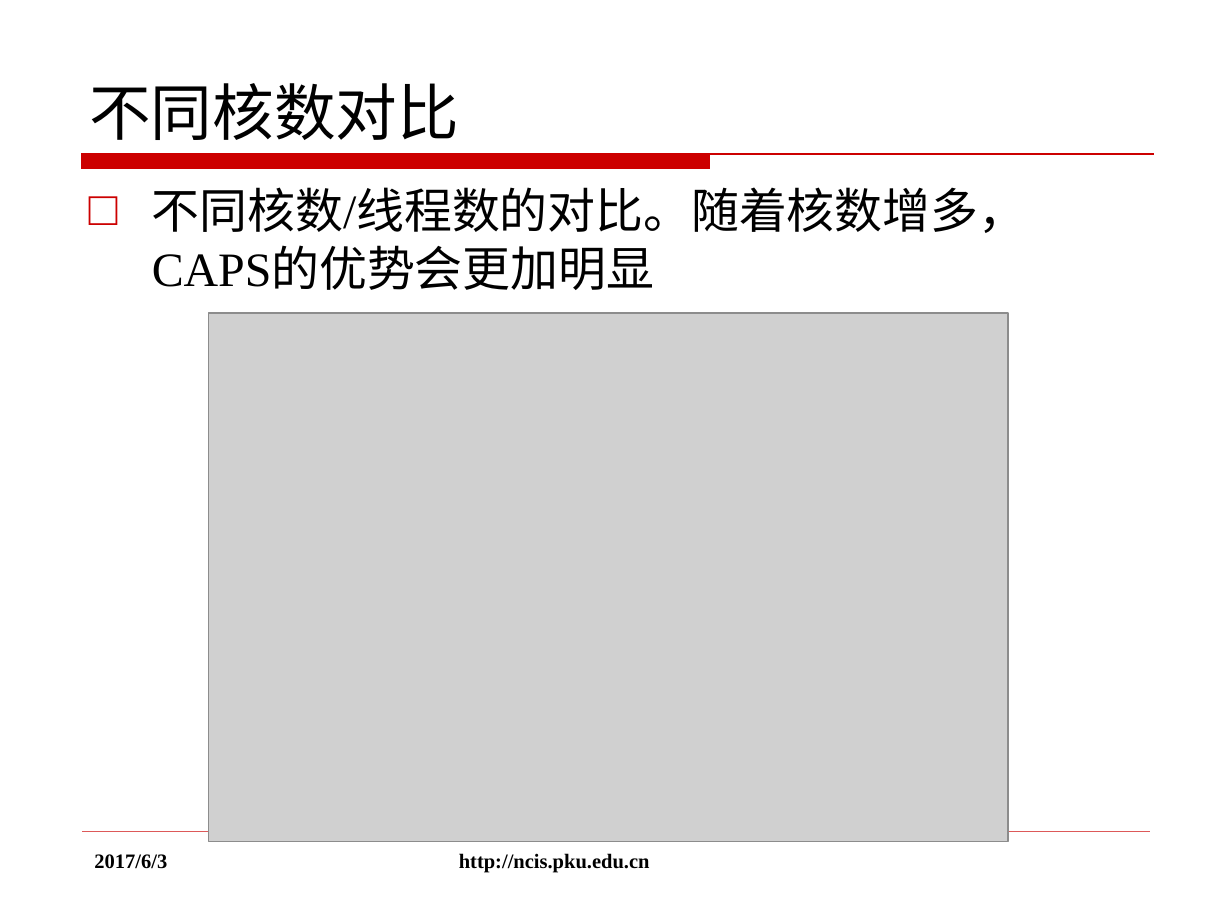
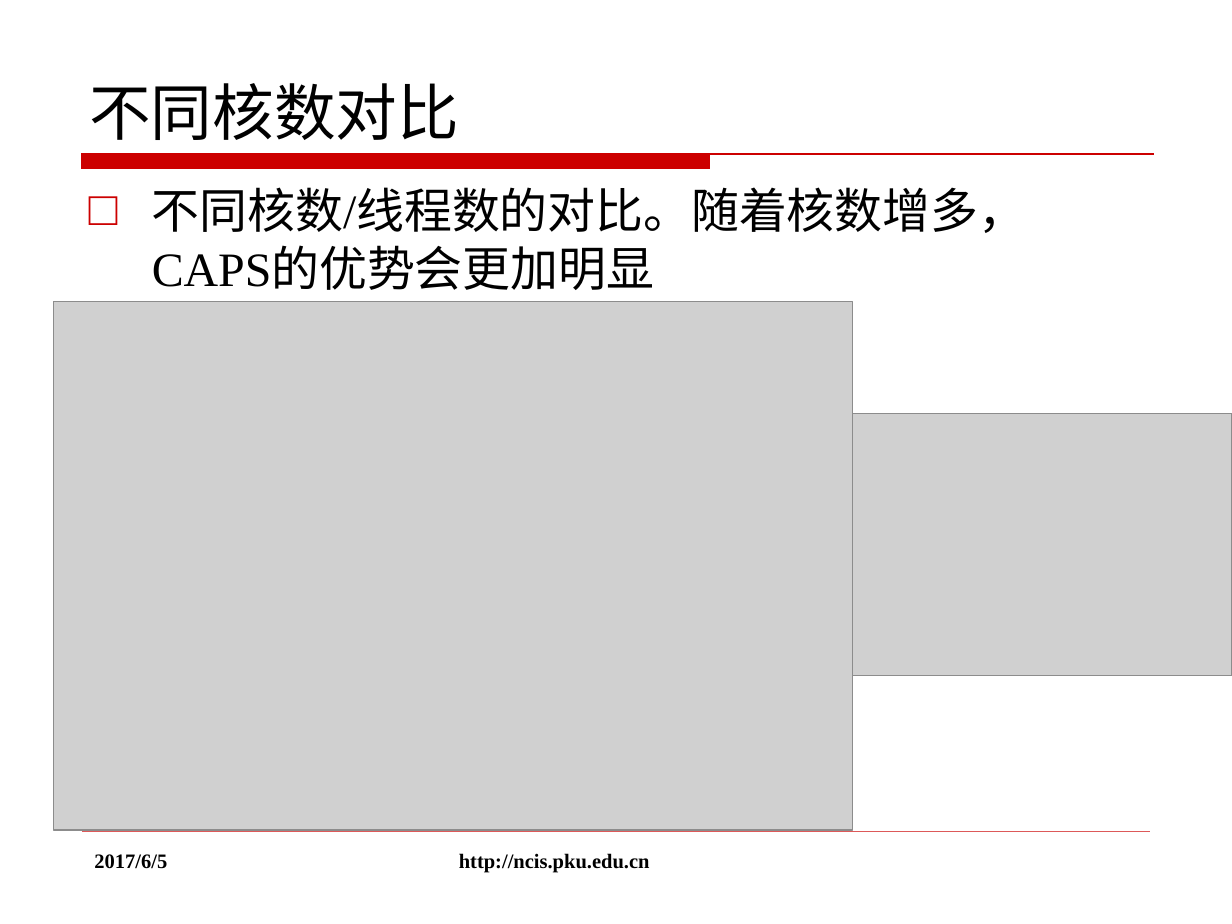
Before and after one commit to rogerhzh/thesis, a slide deck: slide 27 of 黄子翚答辩.pptx (slide 26 before the commit). Drawn at 1232x924 pixels with LibreOffice and Linux fonts; fonts in the diff are those of the drawing; grey boxes stand for pictures; background and template pictures are left out. Boxes give left, top, right and bottom in pixels: in the first picture for what was removed or moved away, otherwise in the second. Text is boxed around its words. In the diff, an @@ line names an element or a change of style, - is before the commit and + after.

```diff
--- a/黄子翚答辩.pptx
+++ b/黄子翚答辩.pptx
@@ picture moved from (x1=208, y1=313, x2=1008, y2=841) to (x1=53, y1=302, x2=853, y2=830) @@
@@ picture added at (x1=853, y1=414, x2=1232, y2=676) @@
@@ text at (x1=94, y1=854, x2=167, y2=869): text changed @@
-2017/6/3
+2017/6/5
```
Also in this commit, not shown: 31 other slides changed, 1 slide added, 6 other files.
